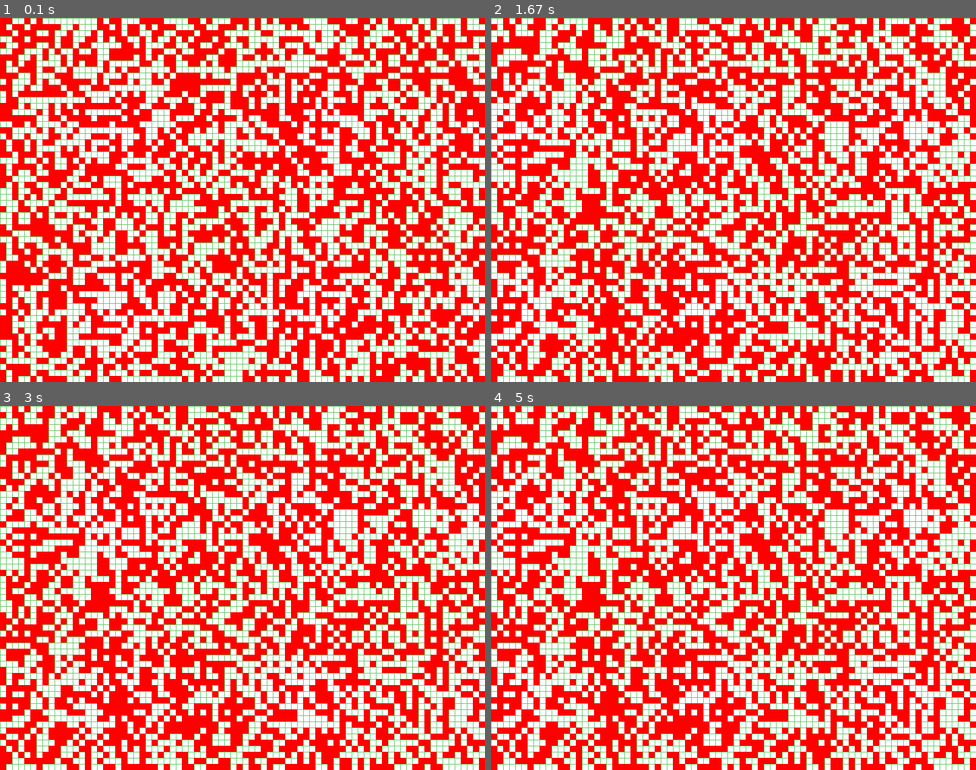
Above: before the commit, frames 1-4 (two rows, left to right).
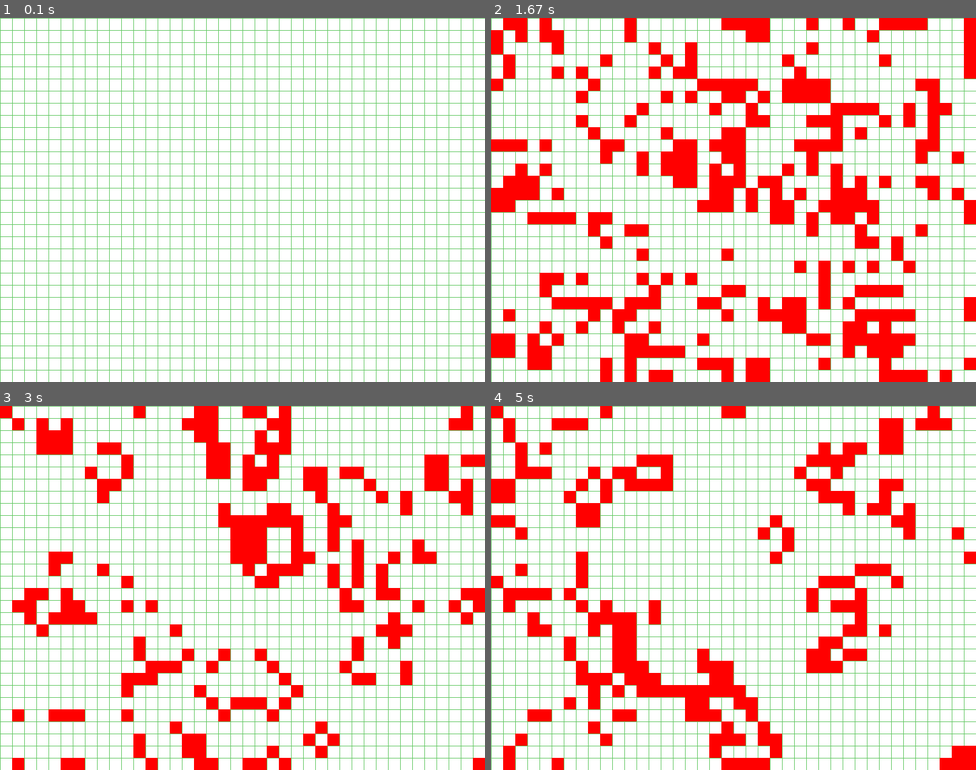
Above: after the commit, the same moments.

Repository: bvalexandr/PyGame-tkinter-game_of_life
Game: pygame game, started from main.py
The game is run twice, just before and just after one commit, with the same random seed, the same clock (stepped at 60 frames per second) and the same inputs.
Inputs (mouse positions are in pixels of both pictures, inside the frame that each line leads up to):
- Up to frame 1 (0.1 s): no input
- Up to frame 2 (1.67 s): tap Space at 0.33 s; click (733, 221) at 0.72 s; tap R at 1.5 s
- Up to frame 3 (3 s): click (67, 577) at 1.88 s; click (242, 631) at 2.22 s; click (339, 558) at 2.55 s; click (412, 682) at 2.88 s
- Up to frame 4 (5 s): click (578, 540) at 3.22 s; click (588, 464) at 3.55 s; click (597, 628) at 3.88 s; click (908, 671) at 4.22 s; click (655, 471) at 4.88 s

The runs differ from the first frame. In frame 1, 55% of the frame differs, in the area x 0-100%, y 0-100%; in frame 2, 54%; in frame 3, 54%; in frame 4, 54%.

Commit message:
Игра готова

Diff:
--- a/main.py
+++ b/main.py
@@ -1,25 +1,29 @@
 import pygame as pg
 import random
+import copy
 
 class Game:
     def __init__(self, width: int = 800, height: int = 600):
-        self.init_game()
         self.width: int = width
         self.height: int = height
         self.fps: int = 60
-        self.tile_size: int = 10
+        self.tile_size: int = 20
         self.clock: pg.time.Clock = pg.time.Clock()
         self.screen: pg.Surface = pg.display.set_mode((self.width, self.height))
         self.exit_game = False
-        self.game_field: list[list[int]] = [[random.randint(0, 1) for _ in range(self.width // self.tile_size)] for _ in range(self.height // self.tile_size)]
+        self.stop_game = True
+        self.game_speed = 10
+        self.game_field: list[list[int]] = [[0 for _ in range(self.width // self.tile_size)] for _ in range(self.height // self.tile_size)]
+        self.init_game()
 
     def init_game(self):
         pg.init()
-        pg.display.set_caption("Game of Life")
 
     def run(self):
+        ticks = 0
         # Game Loop
         while not self.exit_game:
+
             for event in pg.event.get():
                 match event.type:
                     case pg.QUIT:
@@ -34,15 +38,46 @@
                             for row in self.game_field:
                                 for col in range(len(row)):
                                     row[col] = random.randint(0, 1)
-            self.update()
+                        if keys[pg.K_SPACE]:
+                            self.stop_game = not self.stop_game
+                    case pg.MOUSEBUTTONDOWN:
+                        pos = pg.mouse.get_pos()
+                        col = int(pos[0] // self.tile_size)
+                        row = int(pos[1] // self.tile_size)
+                        self.game_field[row][col] = 1
+            if not self.stop_game:
+                ticks += 1
+                if ticks >= self.game_speed:
+                    self.update()
+                    ticks = 0
             self.draw()
             self.clock.tick(self.fps)
         pg.quit()
 
     def update(self):
-        pass
+        copy_game_field = copy.deepcopy(self.game_field)
+        neighborts_count: int = 0
+        for row, _ in enumerate(copy_game_field):
+            for col, _ in enumerate(copy_game_field[0]):
+                neighborts_count = 0
+                for i in [-1, 0, 1]:
+                    for j in [-1, 0, 1]:
+                        if i == 0 and j == 0:
+                            continue
+                        if self.game_field[(row + i) % (self.height // self.tile_size)][(col + j) % (self.width // self.tile_size)]:
+                            neighborts_count += 1
+                cell_state = self.game_field[row][col]
+                 #Обновление ячеек
+                if cell_state and (neighborts_count == 2 or neighborts_count == 3):
+                    copy_game_field[row][col] = 1
+                elif cell_state and (neighborts_count < 2 or neighborts_count > 3):
+                    copy_game_field[row][col] = 0
+                if not cell_state and neighborts_count == 3:
+                    copy_game_field[row][col] = 1
+        self.game_field = copy.deepcopy(copy_game_field)
 
     def draw(self):
+        pg.display.set_caption(f"Game of Life, {'play' if not self.stop_game else 'stop'}")
         # Заливаем задний фон
         self.screen.fill((255, 255, 255))
 
